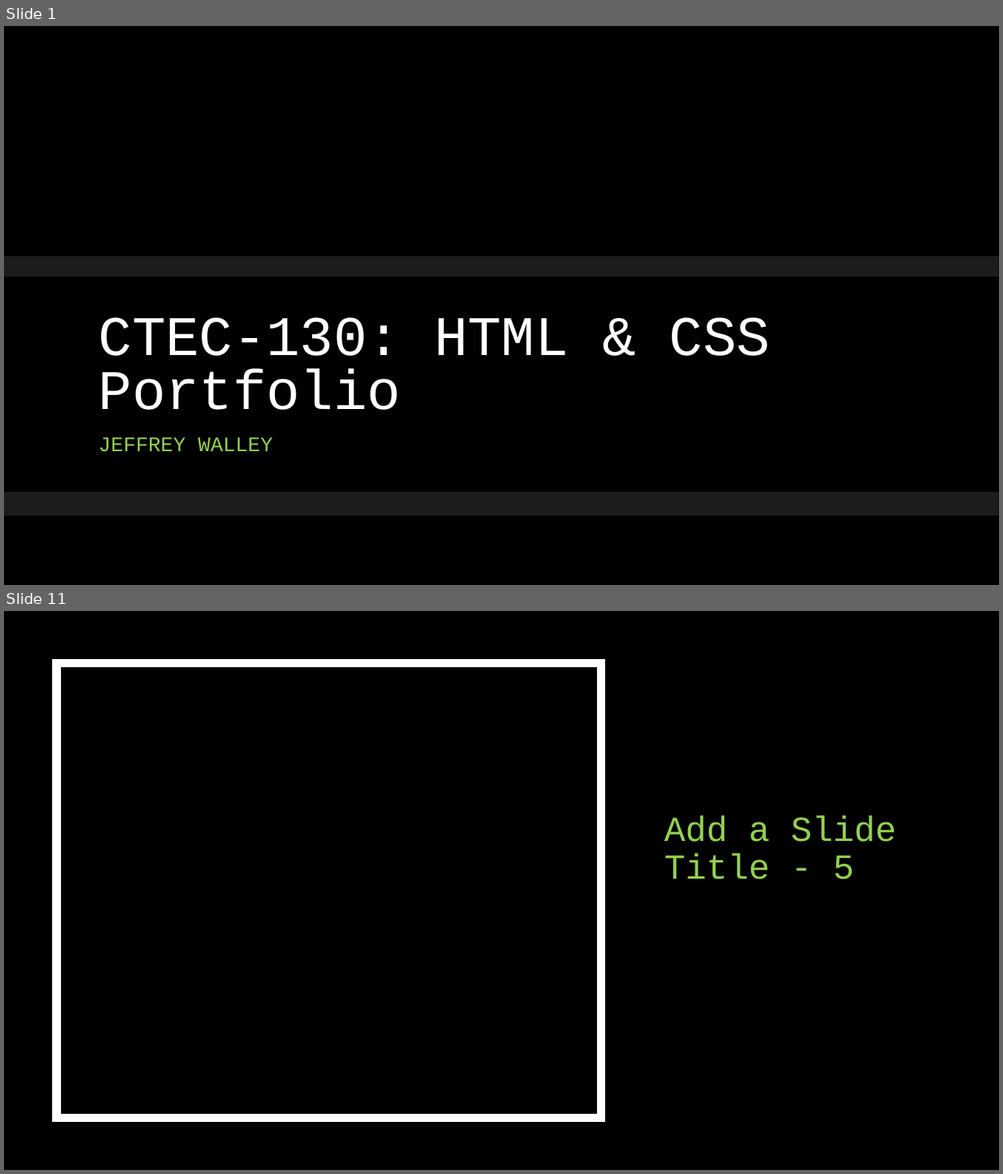
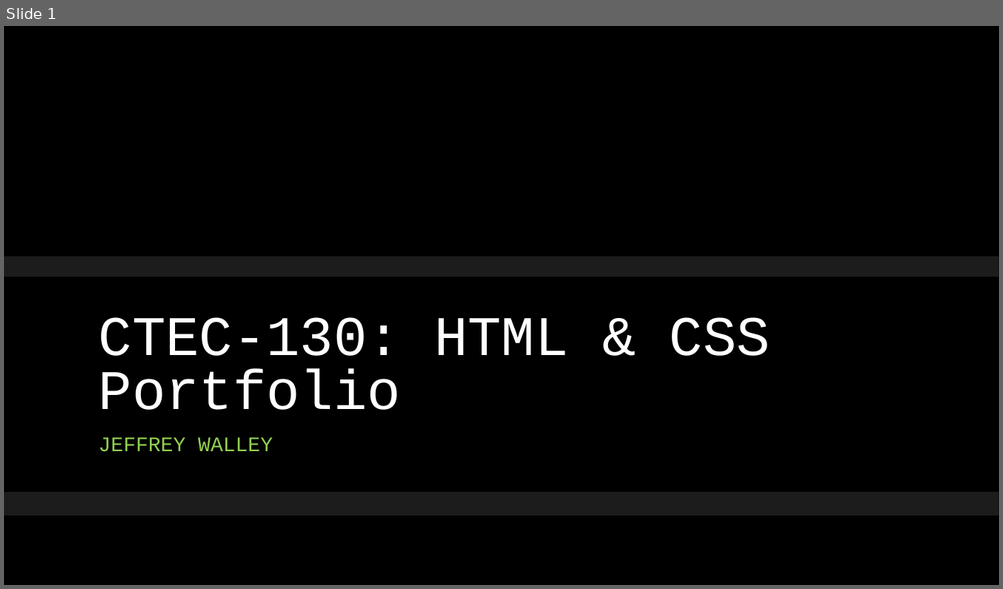
Before and after one commit to Ploppa-Smurph/ctec130_html, a slide deck: wk07/130portfolio_midterm.pptx. Shown one above the other, each under a label of ours: slides 1 and 11 before the commit, slide 1 after it; the slides between them are not shown. The pictures are 1003x1174 and 1003x589 pixels, drawn with LibreOffice and Linux fonts; fonts in the diff are those of the drawing; background and template pictures are left out. Boxes give left, top, right and bottom in pixels: in the first picture for what was removed or moved away, otherwise in the second. Text is boxed around its words. In the diff, an @@ line names an element or a change of style, - is before the commit and + after.

```diff
--- a/wk07/130portfolio_midterm.pptx
+++ b/wk07/130portfolio_midterm.pptx
@@ slide 11 removed at [4,611,999,1170], background #000000 @@
@@ rectangle removed at [57,664,601,1119] @@
@@ title removed at [664,816,896,880] @@
-Add a Slide Title - 5
```
Also in this commit, not shown: 1 slide changed, 13 slides added, 8 other slides removed, 28 other files.
